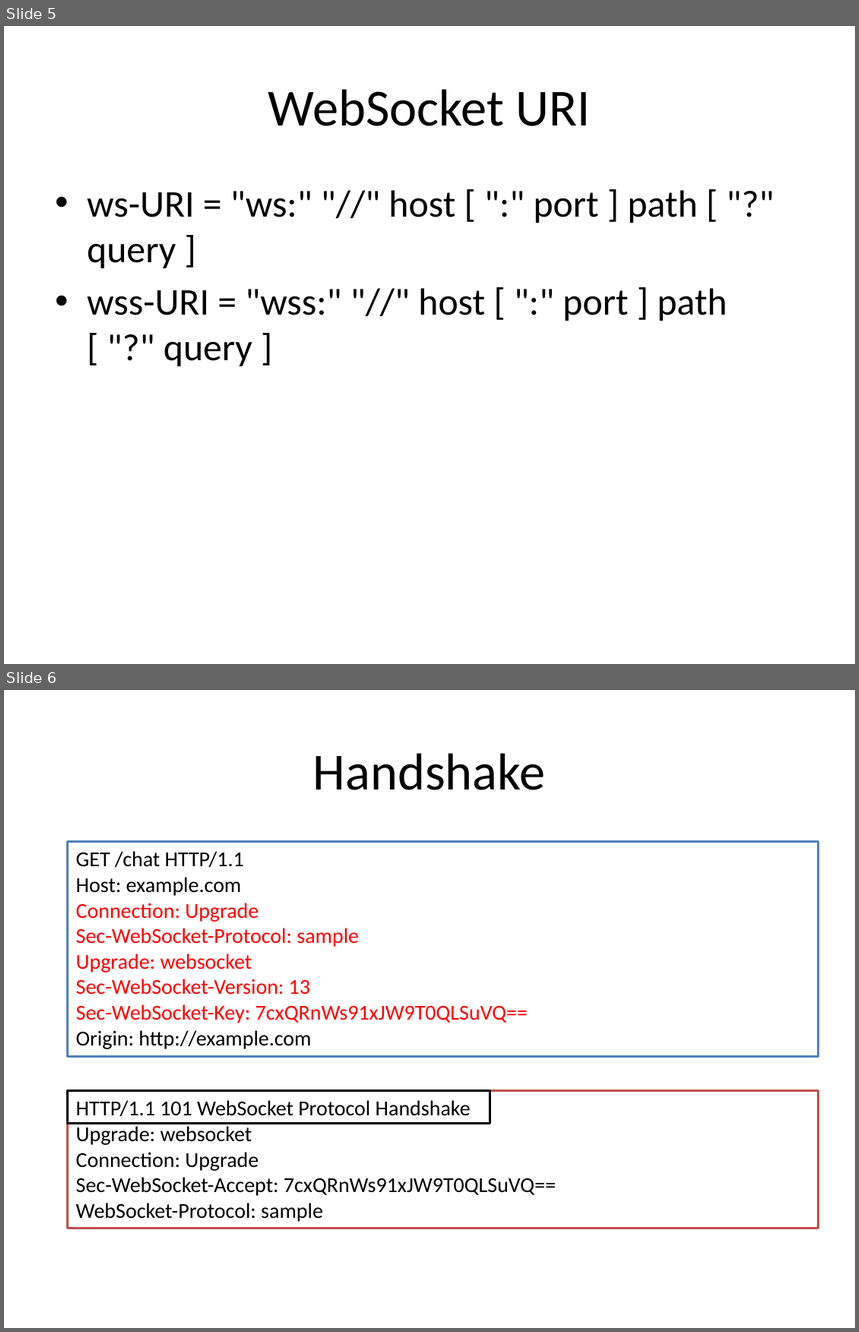
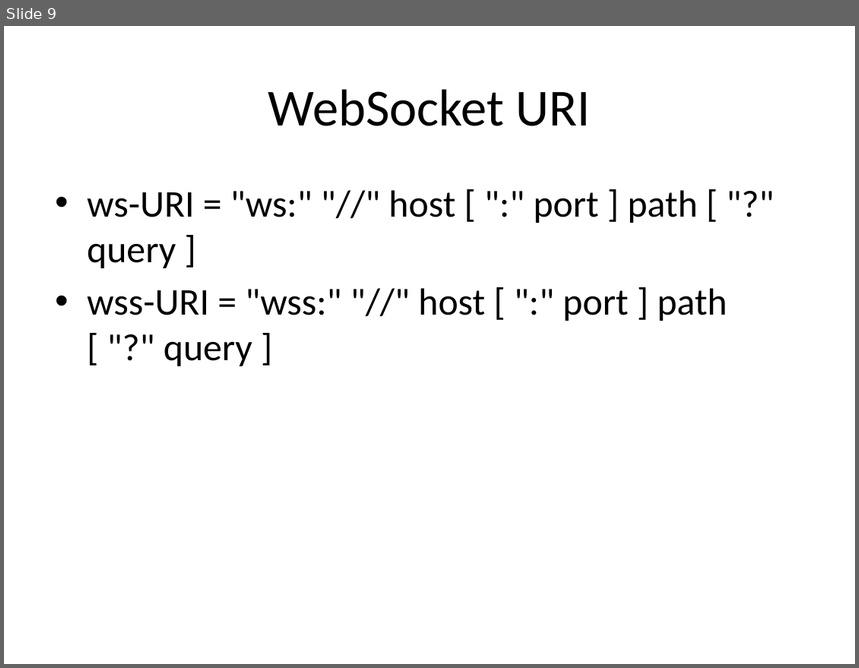
Before and after one commit to HLimit/h5_Traning, a slide deck: [presentation/[7]WebSockets.pptx. Shown one above the other, each under a label of ours: slides 5 and 6 before the commit, slide 9 after it. The pictures are 859x1332 and 859x668 pixels, drawn with LibreOffice and Linux fonts; fonts in the diff are those of the drawing. Boxes give left, top, right and bottom in pixels: in the first picture for what was removed or moved away, otherwise in the second. Text is boxed around its words. In the diff, an @@ line names an element or a change of style, - is before the commit and + after.

```diff
--- a/[presentation/[7]WebSockets.pptx
+++ b/[presentation/[7]WebSockets.pptx
@@ slide 6 removed at (4, 690, 855, 1328), background #FFFFFF @@
@@ title removed at (313, 753, 546, 790) @@
-Handshake
@@ rectangle removed at (68, 841, 819, 1056) @@
-GET /chat HTTP/1.1
-Host: example.com
-Connection: Upgrade
-Sec-WebSocket-Protocol: sample
-Upgrade: websocket
-Sec-WebSocket-Version: 13
-Sec-WebSocket-Key: 7cxQRnWs91xJW9T0QLSuVQ==
-Origin: http://example.com
@@ rectangle removed at (68, 1091, 819, 1229) @@
-HTTP/1.1 101 WebSocket Protocol Handshake
-Upgrade: websocket
-Connection: Upgrade
-Sec-WebSocket-Accept: 7cxQRnWs91xJW9T0QLSuVQ==
-WebSocket-Protocol: sample
@@ rectangle removed at (68, 1091, 490, 1124) @@
@@ what was slide 5 is now slide 9 @@
```
Also in this commit, not shown: 1 slide changed, 8 slides added, 8 other files.
